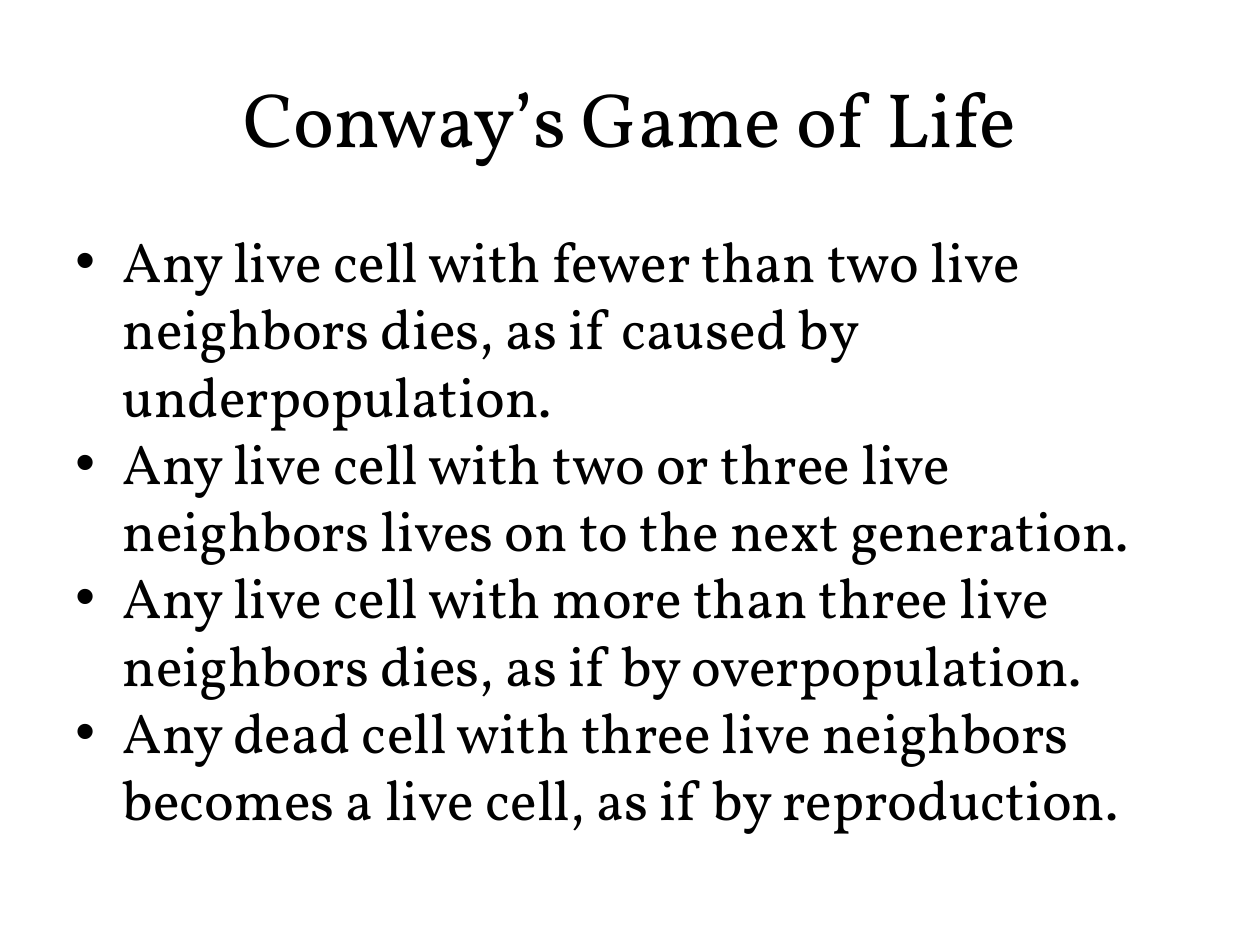
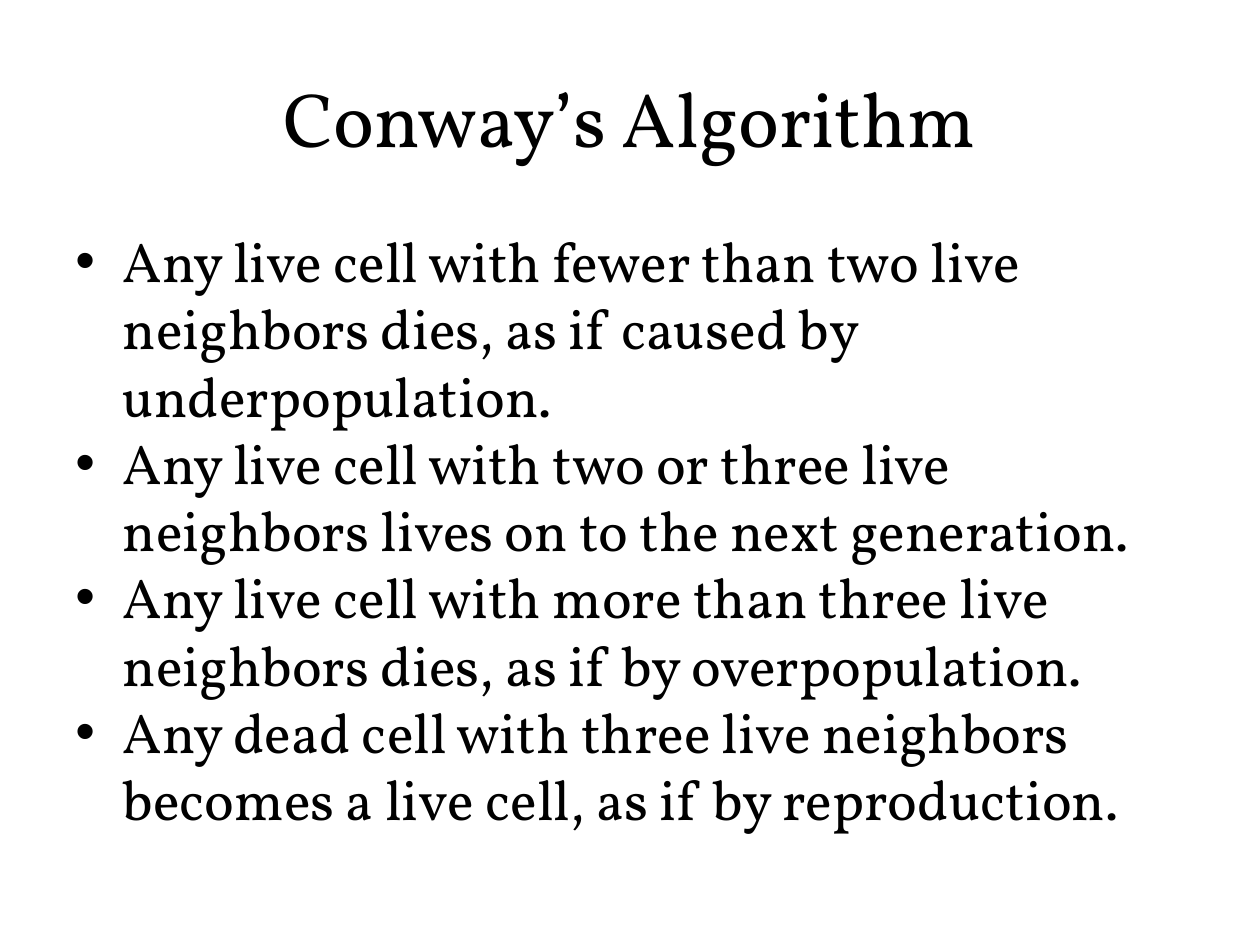
Before and after one commit to blinderm/game-of-life, a slide deck: slide 2 of presentation/CSC213_presentation.pptx. Drawn at 1260x945 pixels with LibreOffice and Linux fonts; fonts in the diff are those of the drawing. Boxes give left, top, right and bottom in pixels: in the first picture for what was removed or moved away, otherwise in the second. Text is boxed around its words. In the diff, an @@ line names an element or a change of style, - is before the commit and + after.

```diff
--- a/presentation/CSC213_presentation.pptx
+++ b/presentation/CSC213_presentation.pptx
@@ text at (283,92,976,166): text changed @@
-Conway’s Game of Life
+Conway’s Algorithm
```
Also in this commit, not shown: 1 other slide changed.
